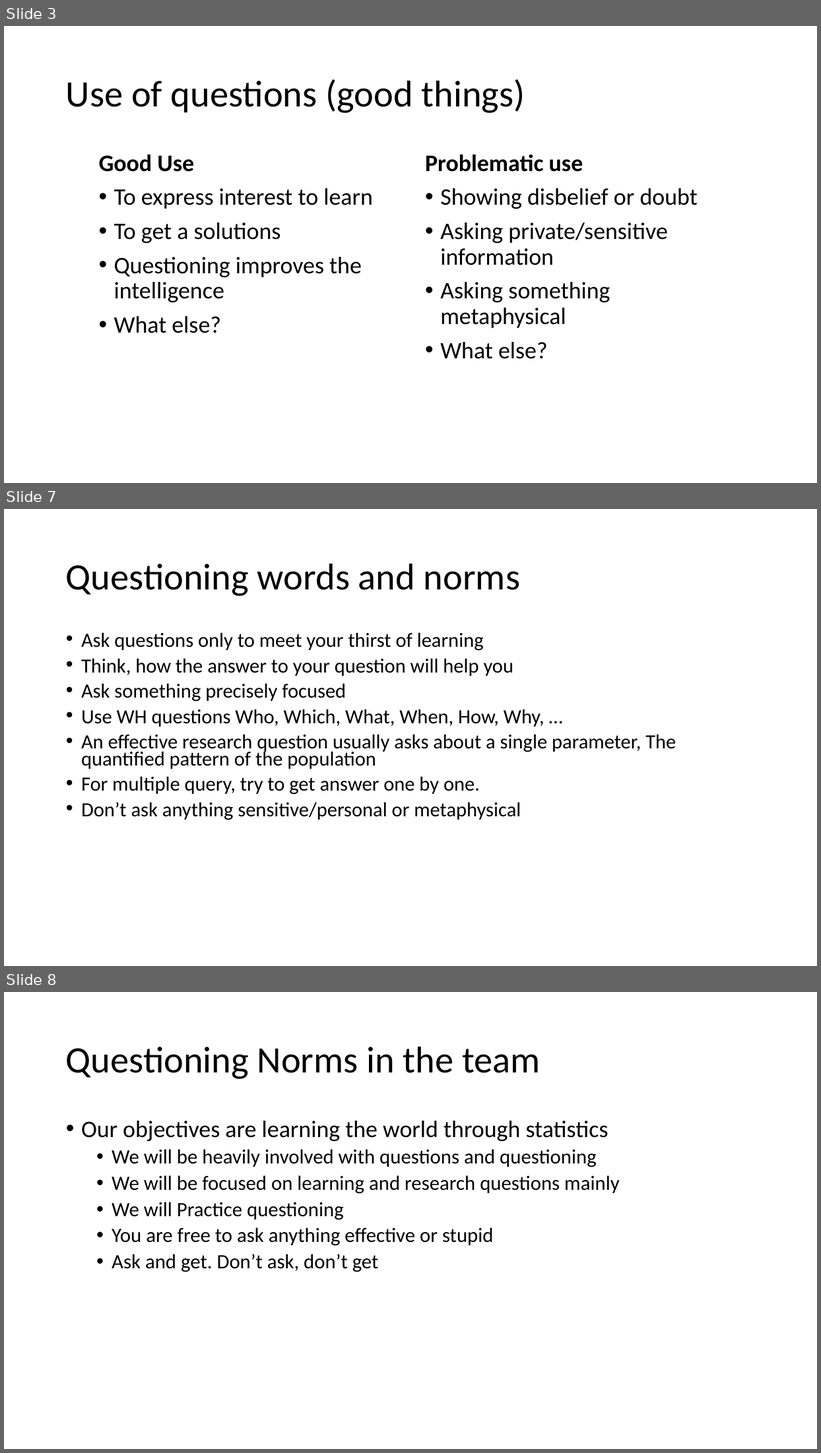
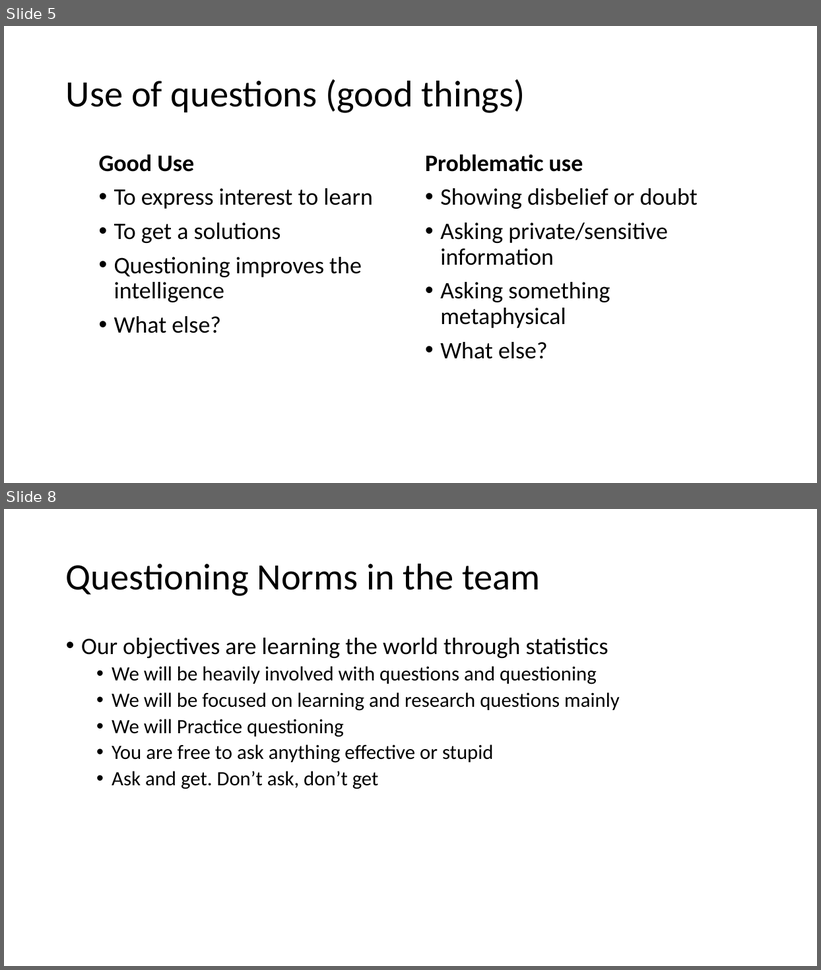
Before and after one commit to yushuf/TeamBeta, a slide deck: Presentation.pptx. Shown one above the other, each under a label of ours: slides 3, 7 and 8 before the commit, slides 5 and 8 after it; the slides between them are not shown. The pictures are 821x1453 and 821x970 pixels, drawn with LibreOffice and Linux fonts; fonts in the diff are those of the drawing. Boxes give left, top, right and bottom in pixels: in the first picture for what was removed or moved away, otherwise in the second. Text is boxed around its words. In the diff, an @@ line names an element or a change of style, - is before the commit and + after.

```diff
--- a/Presentation.pptx
+++ b/Presentation.pptx
@@ slide 7 removed at <box>4,509,817,966</box>, background #FFFFFF @@
@@ title removed at <box>66,563,520,596</box> @@
-Questioning words and norms
@@ text removed at <box>81,632,676,821</box> @@
-• Ask questions only to meet your thirst of learning
-• Think, how the answer to your question will help you
-• Ask something precisely focused
-• Use WH questions Who, Which, What, When, How, Why, …
-• An effective research question usually asks about a single parameter, The quantified pattern of the population
-• For multiple query, try to get answer one by one.
-• Don’t ask anything sensitive/personal or metaphysical
@@ what was slide 3 is now slide 5 @@
```
Also in this commit, not shown: 5 slides changed, 8 slides added, 3 other slides removed.
